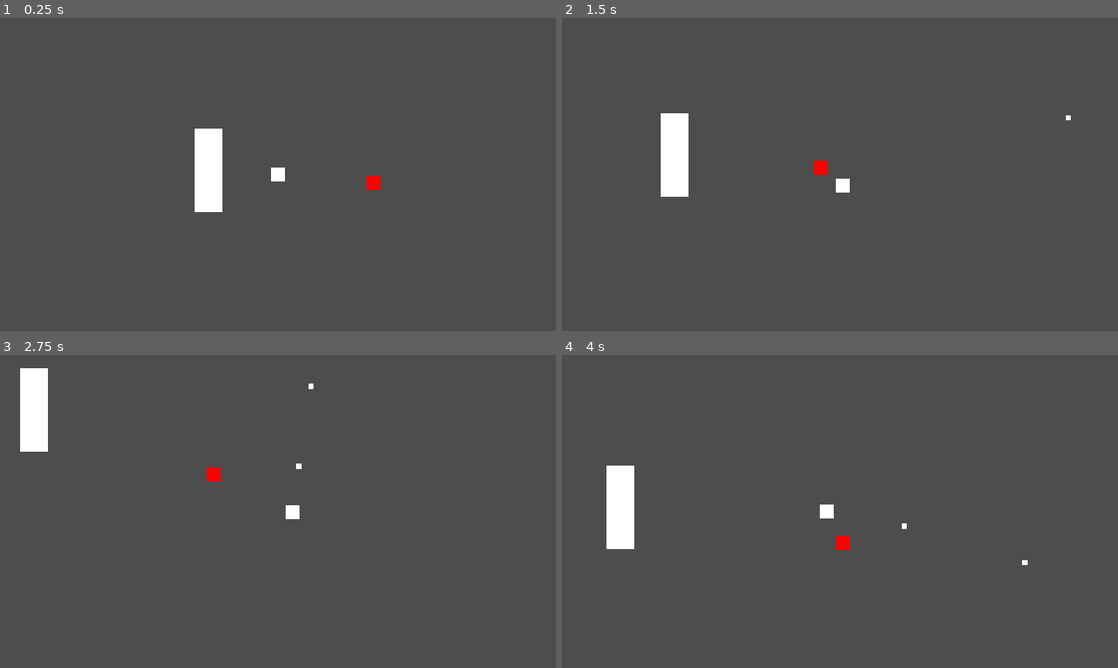
Above: before the commit, frames 1-4 (two rows, left to right).
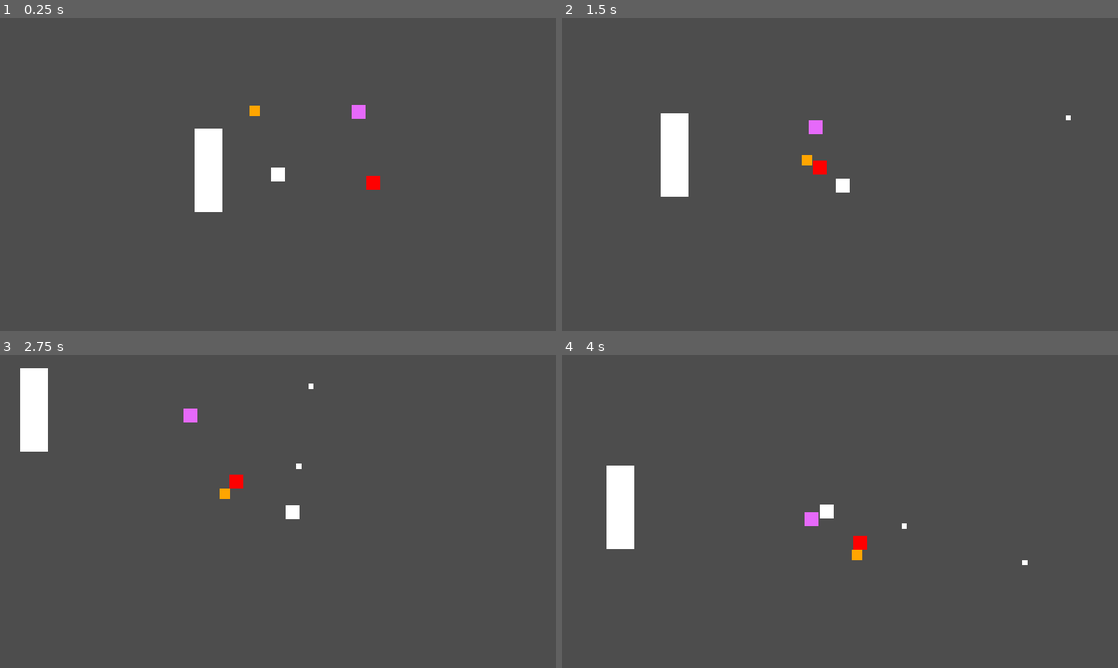
Above: after the commit, the same moments.

Repository: jonjud/survivor-arena
Game: Godot game, scene res://scenes/main.tscn
Same seed, same stepped clock (60 frames per second), same inputs: the game is played once before the commit and once after it.
Inputs (mouse positions are in pixels of both pictures, inside the frame that each line leads up to):
- Up to frame 1 (0.25 s): no input
- Up to frame 2 (1.5 s): move the mouse to (962, 158) at 0.52 s; press the mouse at (962, 158) at 0.53 s; hold D (move_right) 0.53-1.28 s; move the mouse to (728, 190) at 1.27 s; release the mouse at (728, 190) at 1.28 s; hold S (move_down) from 1.28 s (still down); click (728, 190) at 1.35 s
- Up to frame 3 (2.75 s): move the mouse to (333, 442) at 2.02 s; release S (move_down) at 2.03 s; press the mouse at (333, 442) at 2.03 s; hold D (move_right) from 2.03 s (still down)
- Up to frame 4 (4 s): move the mouse to (812, 574) at 2.77 s; release D (move_right) at 2.78 s; release the mouse at (812, 574) at 2.78 s; hold W (move_up) 2.78-3.53 s; click (812, 574) at 2.85 s; move the mouse to (1006, 558) at 3.52 s; press the mouse at (1006, 558) at 3.53 s; hold A (move_left) from 3.53 s (still down)

The runs differ from the first frame. In frame 1, 0.2% of the frame differs, in the area x 44-66%, y 27-33%; in frame 2, 0.2%; in frame 3, 0.4%, in the area x 33-44%, y 17-46%; in frame 4, 0.4%.

Commit message:
feat: add runner and tank enemy variants via EnemyData

Diff:
--- /dev/null
+++ b/resources/enemy_runner.tres
@@ -0,0 +1,12 @@
+[gd_resource type="Resource" script_class="EnemyData" format=3 uid="uid://dwplef3fmmlra"]
+
+[ext_resource type="Script" uid="uid://b0kh54hy5m40h" path="res://scripts/enemies/enemy_data.gd" id="1_l1dk5"]
+
+[resource]
+script = ExtResource("1_l1dk5")
+display_name = "Runner"
+max_health = 1
+speed = 110.0
+color = Color(1, 0.64705884, 0, 1)
+size = 12.0
+metadata/_custom_type_script = "uid://b0kh54hy5m40h"
--- /dev/null
+++ b/resources/enemy_tank.tres
@@ -0,0 +1,12 @@
+[gd_resource type="Resource" script_class="EnemyData" format=3 uid="uid://bqkj8mu1jld8s"]
+
+[ext_resource type="Script" uid="uid://b0kh54hy5m40h" path="res://scripts/enemies/enemy_data.gd" id="1_m1e2w"]
+
+[resource]
+script = ExtResource("1_m1e2w")
+display_name = "Tank"
+max_health = 8
+speed = 35.0
+damage = 2
+color = Color(0.9019608, 0.4117647, 0.98039216, 1)
+metadata/_custom_type_script = "uid://b0kh54hy5m40h"
--- a/scenes/enemies/enemy.gd
+++ b/scenes/enemies/enemy.gd
@@ -10,6 +10,7 @@
 @onready var _state_machine: StateMachine = $StateMachine
 @onready var _health: HealthComponent = $HealthComponent
 @onready var _color_rect: ColorRect = $ColorRect
+@onready var _collision: CollisionShape2D = $CollisionShape2D
 
 func _ready() -> void:
 	target = get_tree().get_first_node_in_group("player") as Node2D
@@ -26,6 +27,12 @@
 	_health.max_health = data.max_health
 	_health.current_health = data.max_health
 	_color_rect.color = data.color
+	# NEW ปรับขนาดภาพและ collision ตามชนิด
+	_color_rect.size = Vector2(data.size, data.size)
+	_color_rect.position = -_color_rect.size / 2.0
+	var shape: RectangleShape2D = RectangleShape2D.new()  # สร้างใหม่ทุกตัว
+	shape.size = Vector2(data.size, data.size)
+	_collision.shape = shape
 
 func stun() -> void:
 	_state_machine.transition_to(&"Stunned")
--- a/scenes/main.tscn
+++ b/scenes/main.tscn
@@ -4,6 +4,8 @@
 [ext_resource type="PackedScene" uid="uid://7coaacbh1ss1" path="res://scenes/enemies/enemies.tscn" id="2_0wfyh"]
 [ext_resource type="Resource" uid="uid://73ehhn1bpi8y" path="res://resources/enemy_grunt.tres" id="3_jyhfs"]
 [ext_resource type="PackedScene" uid="uid://cawaim5v1cdhy" path="res://scenes/ui/GameOverScreen.tscn" id="3_sugp2"]
+[ext_resource type="Resource" uid="uid://dwplef3fmmlra" path="res://resources/enemy_runner.tres" id="5_tefeu"]
+[ext_resource type="Resource" uid="uid://bqkj8mu1jld8s" path="res://resources/enemy_tank.tres" id="6_o6xl0"]
 
 [sub_resource type="RectangleShape2D" id="RectangleShape2D_htemk"]
 size = Vector2(32, 96)
@@ -39,3 +41,11 @@
 data = ExtResource("3_jyhfs")
 
 [node name="GameOverScreen" parent="." unique_id=327024309 instance=ExtResource("3_sugp2")]
+
+[node name="Enemies2" parent="." unique_id=1899620317 instance=ExtResource("2_0wfyh")]
+position = Vector2(284, 81)
+data = ExtResource("5_tefeu")
+
+[node name="Enemies3" parent="." unique_id=496606474 instance=ExtResource("2_0wfyh")]
+position = Vector2(420, 103)
+data = ExtResource("6_o6xl0")
--- a/scripts/enemies/enemy_data.gd
+++ b/scripts/enemies/enemy_data.gd
@@ -1,9 +1,9 @@
 class_name EnemyData
 extends Resource
-## ข้อมูลของศัตรู 1 ชนิด เก็บเป็นไฟล์ .tres
 
 @export var display_name: String = "Grunt"
 @export var max_health: int = 3
 @export var speed: float = 60.0
 @export var damage: int = 1
 @export var color: Color = Color.RED
+@export var size: float = 16.0  # 🆕 ขนาดกล่อง (pixel)
